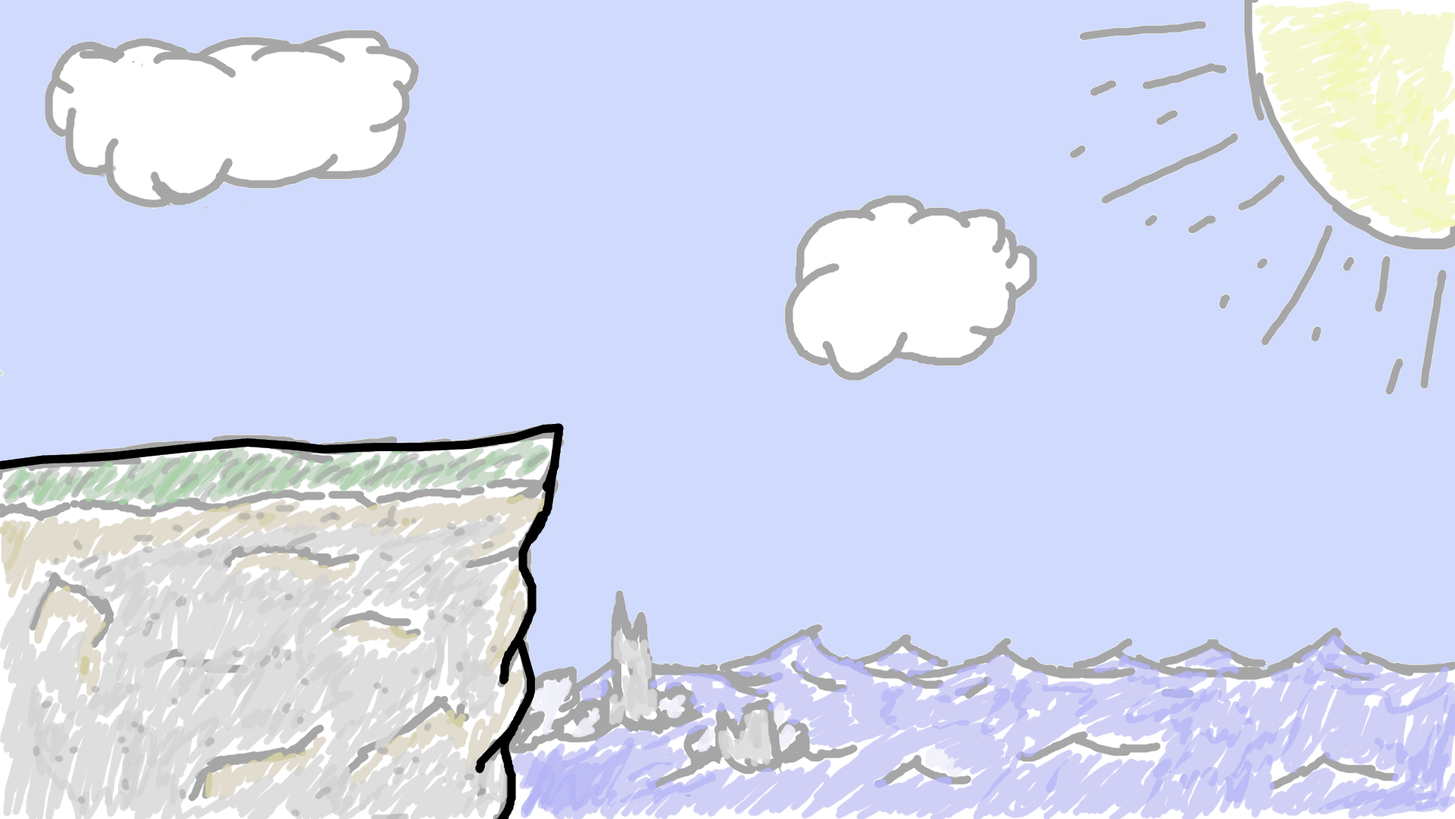
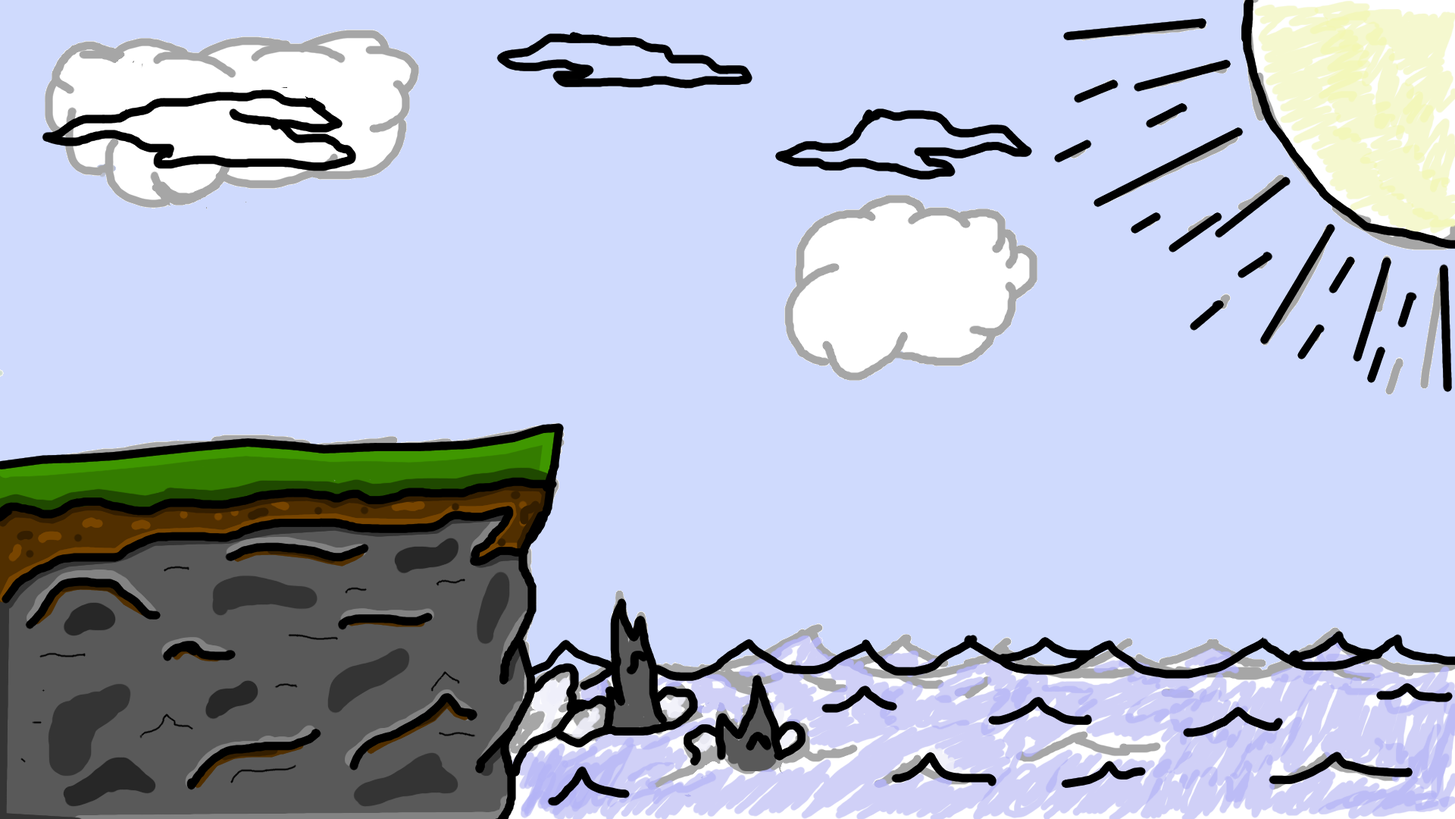
Layered file, before and after one edit (1455px x 819px). Changes by layer:
painted on "Black" over bbox(0, 0, 1455, 806)
added layer "Green" above "Brown" over bbox(0, 431, 558, 517)
added layer "Brown" above "Gray" over bbox(0, 481, 551, 789)
added layer "Gray" above "Level 1 Background.png" over bbox(0, 505, 778, 819)
